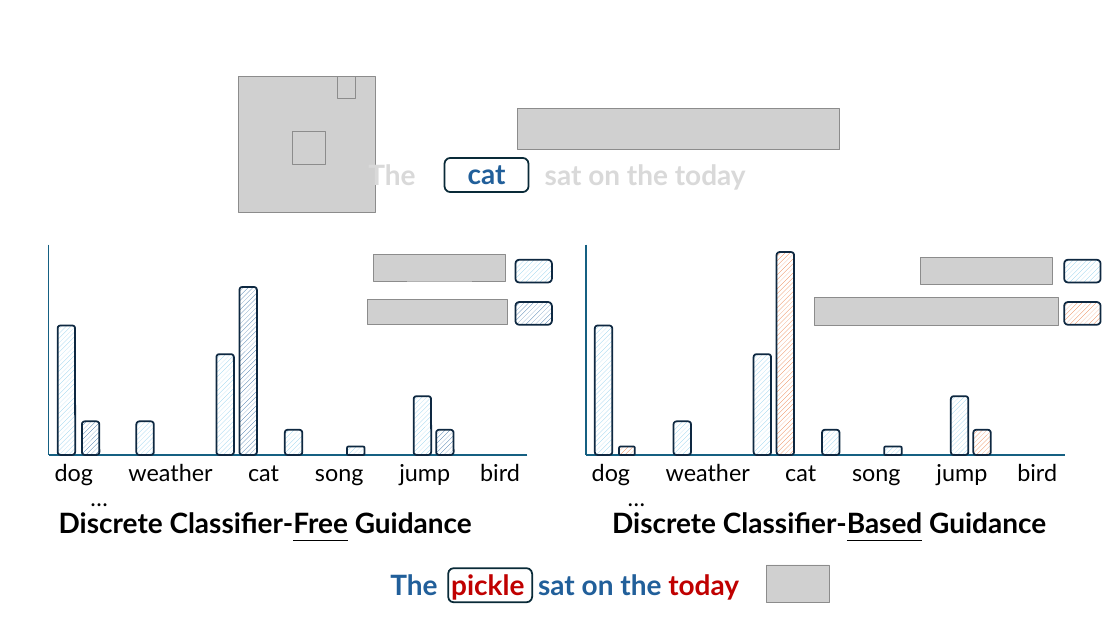
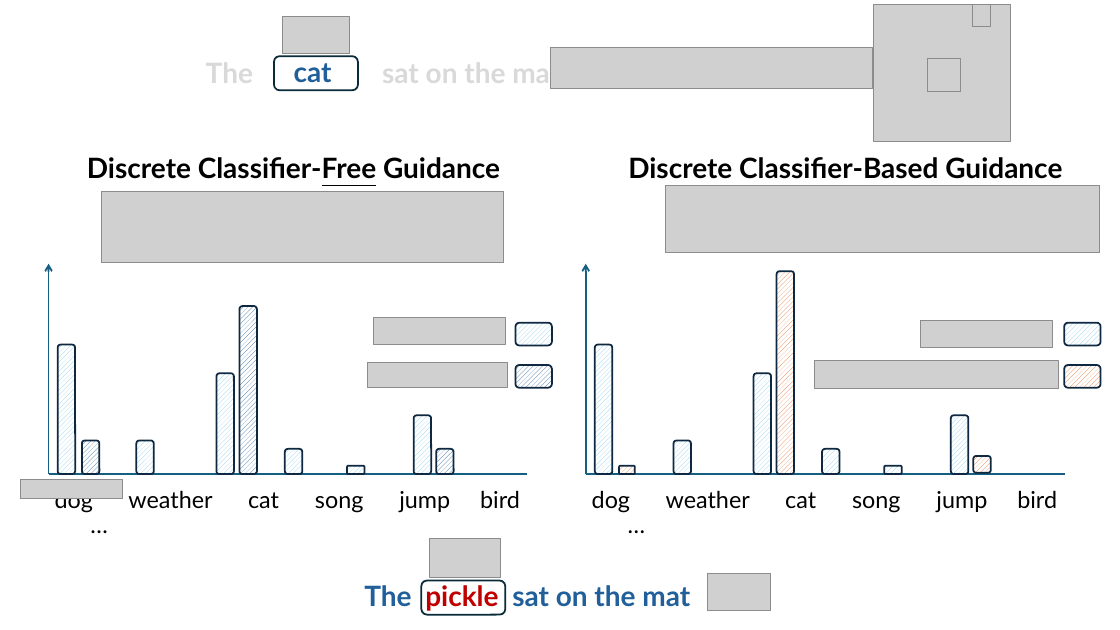
Before and after one commit to discrete-guidance/discrete-guidance.github.io, a slide deck: slide 1 of static/images/discrete_guidance.pptx. Drawn at 1120x630 pixels with LibreOffice and Linux fonts; fonts in the diff are those of the drawing; grey boxes stand for pictures; background and template pictures are left out. Boxes give left, top, right and bottom in pixels: in the first picture for what was removed or moved away, otherwise in the second. Text is boxed around its words. In the diff, an @@ line names an element or a change of style, - is before the commit and + after.

```diff
--- a/static/images/discrete_guidance.pptx
+++ b/static/images/discrete_guidance.pptx
@@ picture added at (282, 17, 350, 54) @@
@@ 3 pictures: place and size @@
-3 pictures at (239, 76, 375, 213)
+3 pictures at (874, 4, 1010, 140)
@@ text at (206, 56, 560, 90): text changed @@
-The sat on the today
+The sat on the mat
@@ text "cat": place and size @@
-text "cat" at (468, 165, 506, 185)
+text "cat" at (294, 63, 332, 83)
@@ rounded rectangle: place and size @@
-rounded rectangle at (444, 158, 528, 192)
+rounded rectangle at (274, 56, 358, 91)
@@ picture: place and size @@
-picture at (518, 109, 840, 150)
+picture at (551, 48, 873, 89)
@@ text "Discrete Classifier-Free Guidance": place and size @@
-text "Discrete Classifier-Free Guidance" at (59, 512, 472, 534)
+text "Discrete Classifier-Free Guidance" at (87, 157, 500, 179)
@@ text "Discrete Classifier-Based Guidance": place and size @@
-text "Discrete Classifier-Based Guidance" at (612, 512, 1046, 534)
+text "Discrete Classifier-Based Guidance" at (628, 157, 1062, 179)
@@ picture added at (102, 192, 504, 262) @@
@@ picture added at (665, 186, 1100, 253) @@
@@ line (49, 264) - (49, 474): line to arrow @@
@@ line (586, 264) - (586, 474): line to arrow @@
@@ 17 rounded rectangles, 2 lines, 2 arrows: place and size @@
-17 rounded rectangles, 2 lines, 2 arrows at (49, 245, 1065, 455)
+17 rounded rectangles, 2 lines, 2 arrows at (49, 264, 1065, 475)
@@ 4 pictures, 4 rounded rectangles: place and size @@
-4 pictures, 4 rounded rectangles at (368, 255, 1101, 326)
+4 pictures, 4 rounded rectangles at (368, 318, 1101, 389)
@@ text "dog weather cat song jump ..." rewrapped from (55, 463, 450, 486) to (55, 490, 520, 513) @@
@@ text "dog weather cat song jump ...": place and size @@
-text "dog weather cat song jump ..." at (592, 463, 1057, 486)
+text "dog weather cat song jump ..." at (592, 490, 1057, 513)
@@ rounded rectangle: place and size @@
-rounded rectangle at (974, 430, 991, 455)
+rounded rectangle at (974, 456, 991, 473)
@@ picture added at (20, 480, 123, 499) @@
@@ picture added at (429, 539, 501, 578) @@
@@ text at (364, 585, 690, 611): text changed @@
-The pickle sat on the today
+The pickle sat on the mat
@@ rounded rectangle: place and size @@
-rounded rectangle at (449, 568, 533, 602)
+rounded rectangle at (422, 581, 506, 615)
@@ picture: place and size @@
-picture at (766, 565, 829, 602)
+picture at (708, 573, 771, 610)
```
Also in this commit, not shown: 2 other files.
